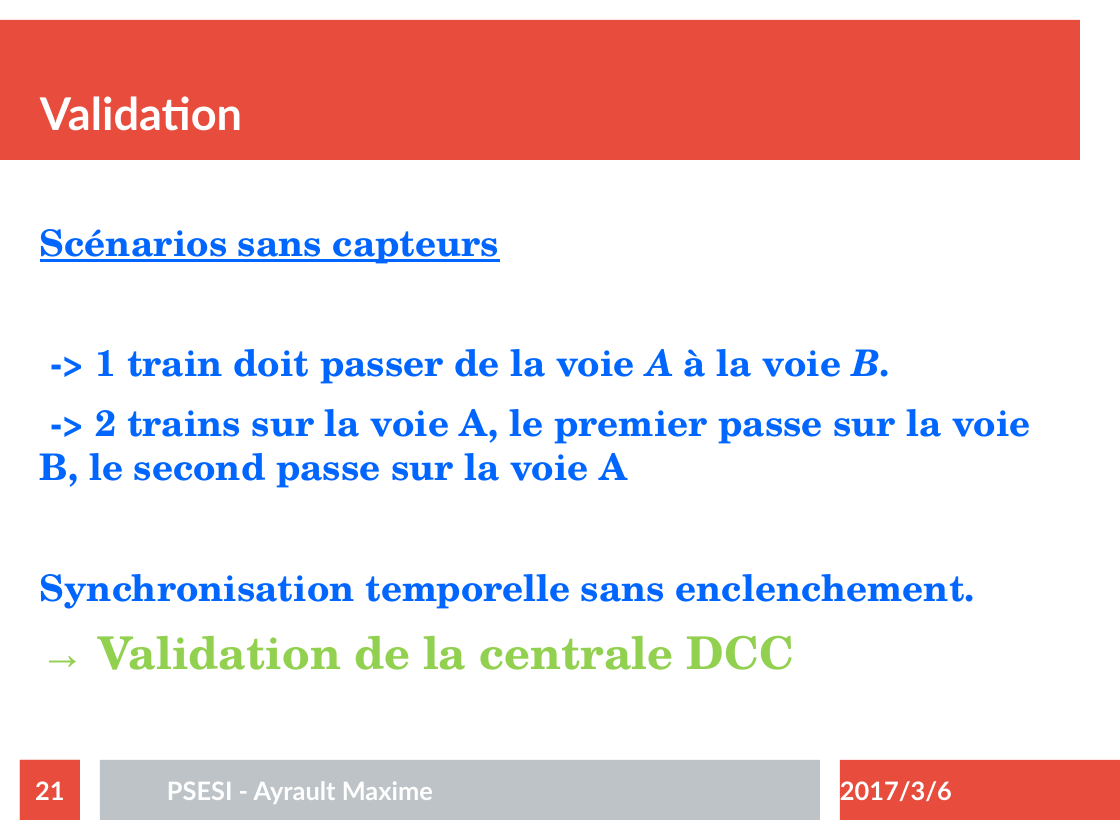
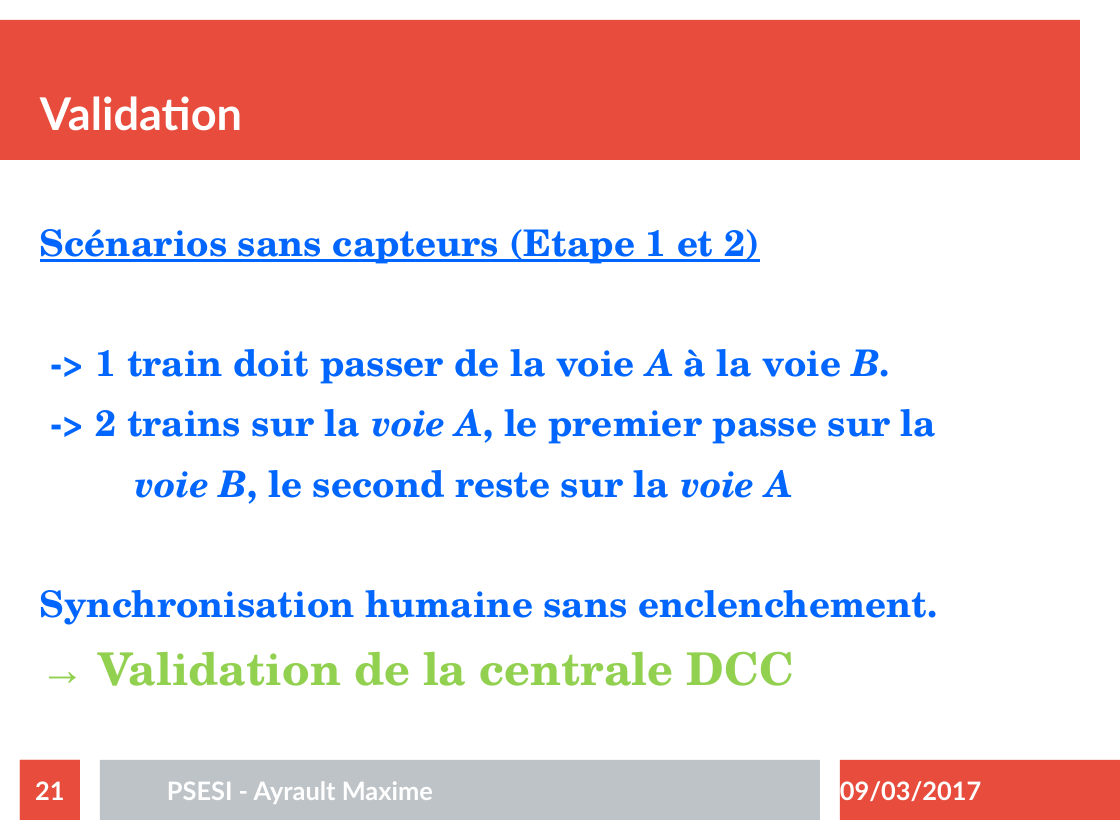
Before and after one commit to maximouth/psesi, a slide deck: slide 21 of Presentation/presentation.odp. Drawn at 1120x840 pixels with LibreOffice and Linux fonts; fonts in the diff are those of the drawing. Boxes give left, top, right and bottom in pixels: in the first picture for what was removed or moved away, otherwise in the second. Text is boxed around its words. In the diff, an @@ line names an element or a change of style, - is before the commit and + after.

```diff
--- a/Presentation/presentation.odp
+++ b/Presentation/presentation.odp
@@ text at (x1=40, y1=229, x2=759, y2=264): text changed @@
-Scénarios sans capteurs
+Scénarios sans capteurs (Etape 1 et 2)
@@ text at (x1=40, y1=409, x2=937, y2=625): text changed @@
--> 2 trains sur la voie A, le premier passe sur la voie B, le second passe sur la voie A
-Synchronisation temporelle sans enclenchement.
+-> 2 trains sur la voie A, le premier passe sur la
+voie B, le second reste sur la voie A
+Synchronisation humaine sans enclenchement.
@@ text at (x1=840, y1=781, x2=982, y2=801): text changed @@
-2017/3/6
+09/03/2017
```
Also in this commit, not shown: 22 other slides changed, 2 slides added, 28 other files.
